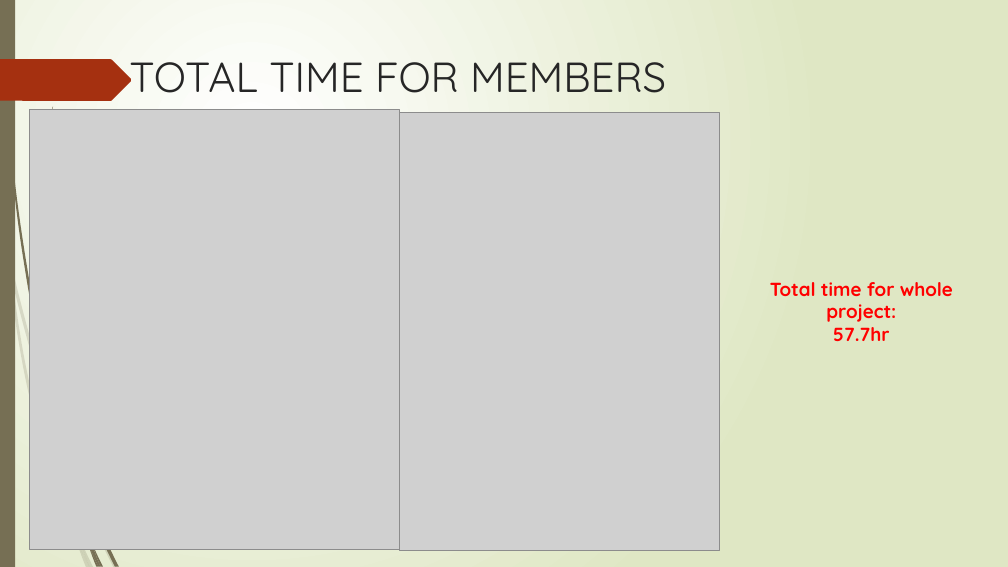
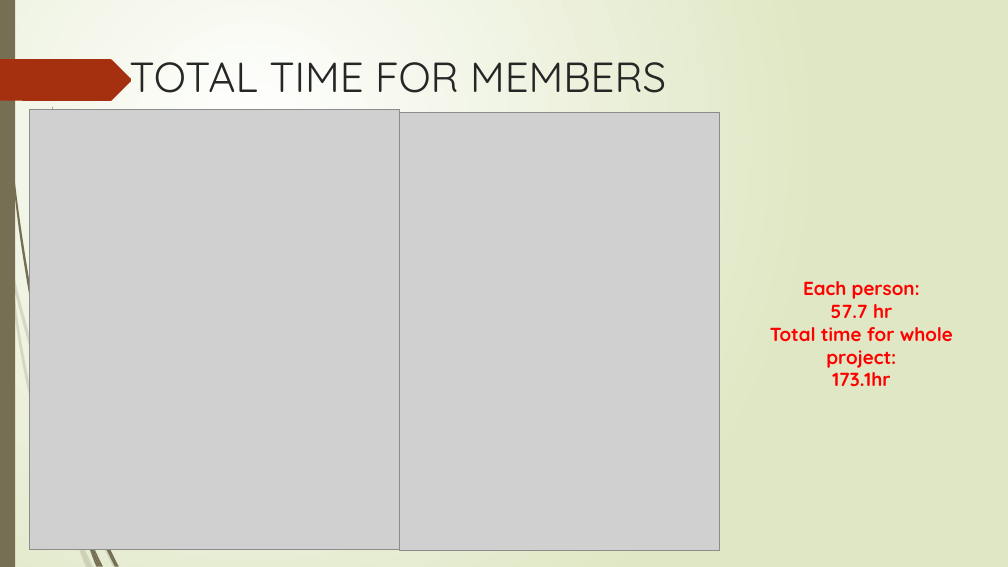
Before and after one commit to LuJoker/OOAD_RMS, a slide deck: slide 8 of document/OOAD_Final_demo.pptx (slide 7 before the commit). Drawn at 1008x567 pixels with LibreOffice and Linux fonts; fonts in the diff are those of the drawing; grey boxes stand for pictures. Boxes give left, top, right and bottom in pixels: in the first picture for what was removed or moved away, otherwise in the second. Text is boxed around its words. In the diff, an @@ line names an element or a change of style, - is before the commit and + after.

Commit message:
ppt update

```diff
--- a/document/OOAD_Final_demo.pptx
+++ b/document/OOAD_Final_demo.pptx
@@ text at [770,281,953,386]: text changed @@
-Total time for whole project:
-57.7hr
+Each person:
+57.7 hr
+Total time for whole project:
+173.1hr
```
Also in this commit, not shown: 1 other slide changed, 1 slide added, 7 other files.
